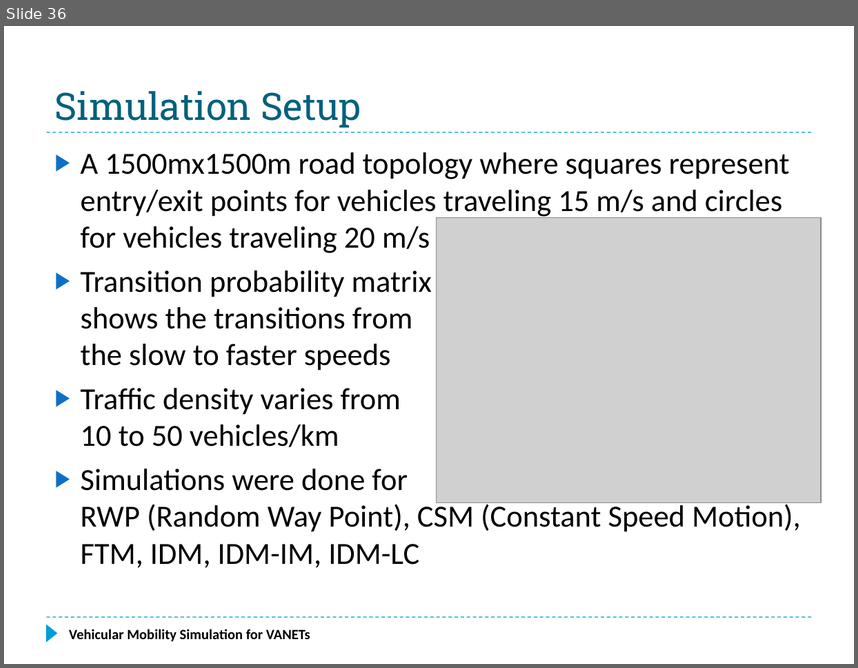
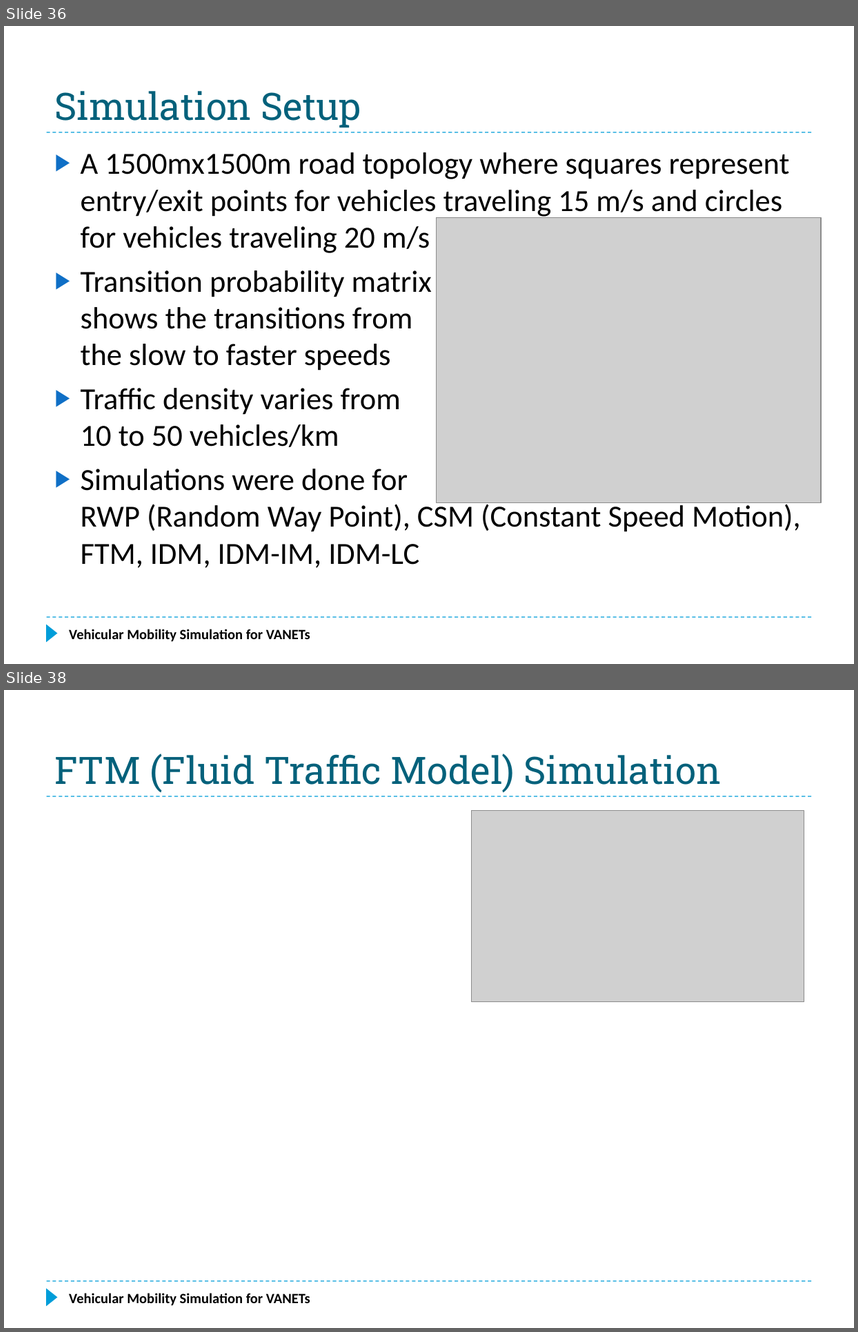
Before and after one commit to f33losopher/EEMaster_VANET, a slide deck: VANET_Felix.pptx. Shown one above the other, each under a label of ours: slide 36 before the commit, slides 36 and 38 after it; the slides between them are not shown. The pictures are 858x668 and 858x1332 pixels, drawn with LibreOffice and Linux fonts; fonts in the diff are those of the drawing; grey boxes stand for pictures. Boxes give left, top, right and bottom in pixels: in the first picture for what was removed or moved away, otherwise in the second. Text is boxed around its words. In the diff, an @@ line names an element or a change of style, - is before the commit and + after.

```diff
--- a/VANET_Felix.pptx
+++ b/VANET_Felix.pptx
@@ slide 38 added at (4, 690, 854, 1328), background #FFFFFF; not listed: 3 template elements that a slide beside it also shows @@
@@ title added at (55, 753, 721, 793), 32 pt, text #04617B @@
+FTM (Fluid Traffic Model) Simulation
@@ picture added at (472, 811, 804, 1002) @@
@@ text added at (69, 1292, 310, 1305), 12 pt, text #000000, bold @@
+Vehicular Mobility Simulation for VANETs
```
Also in this commit, not shown: 1 slide changed.
